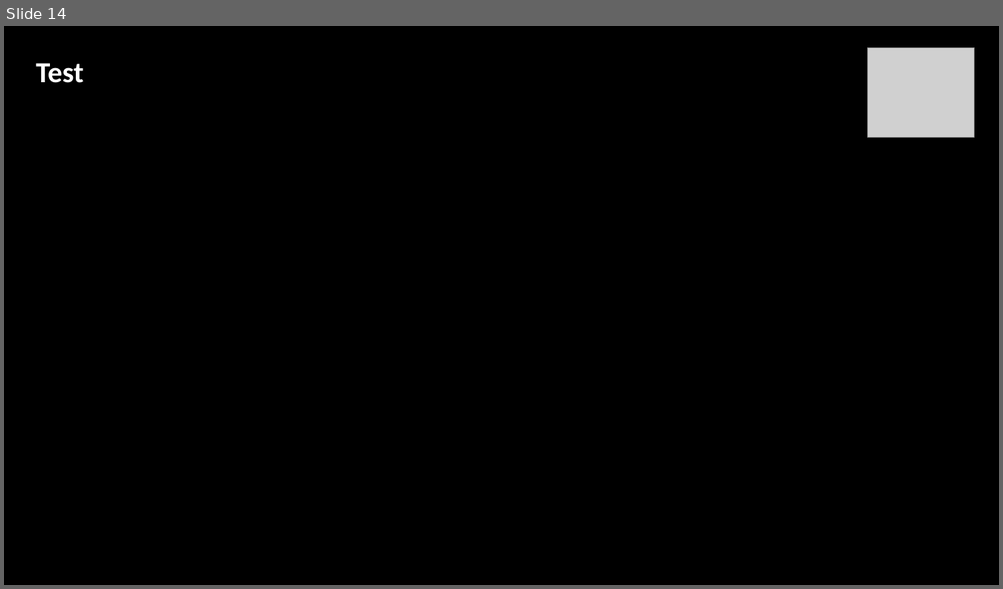
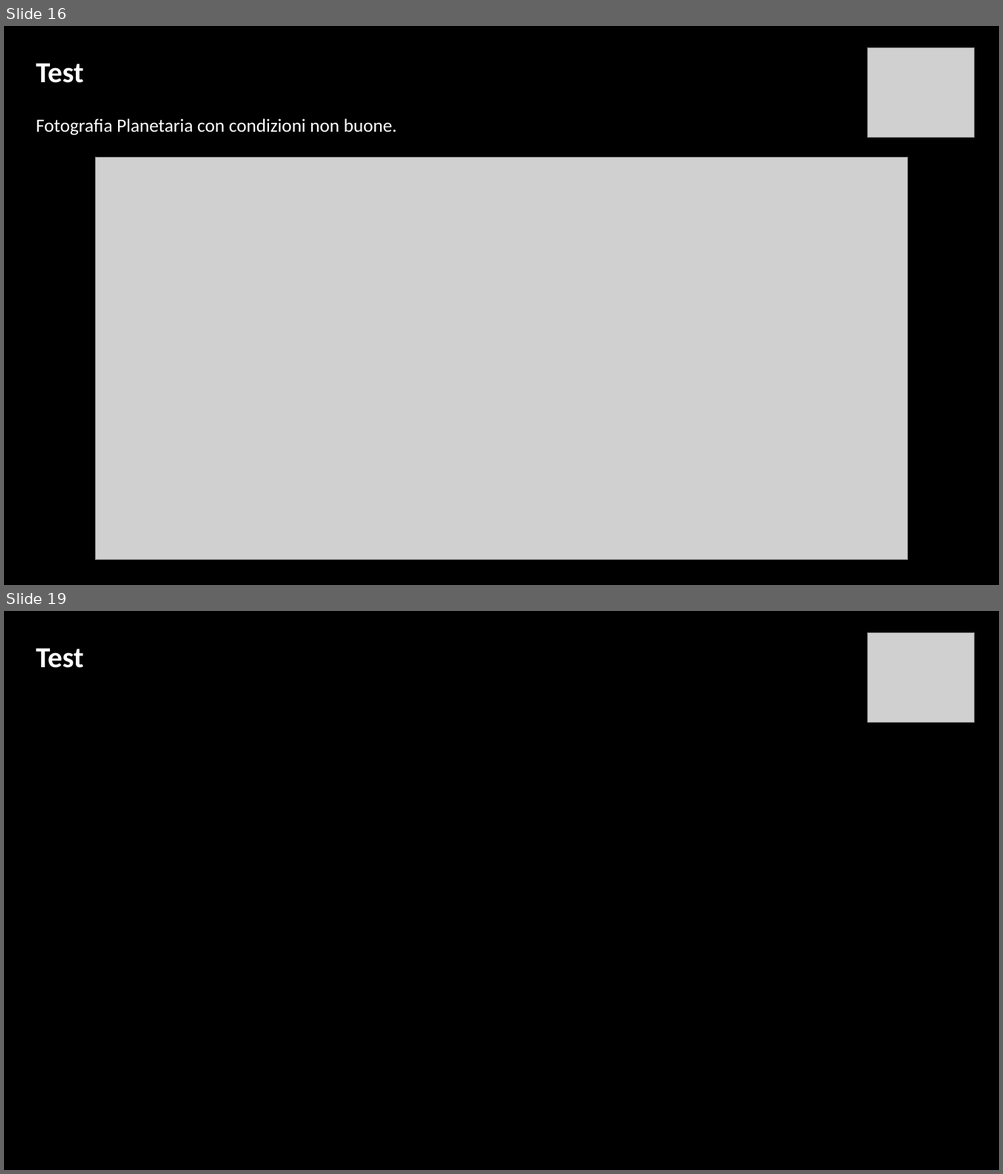
Before and after one commit to Ignazio-Emanuele-Picciche/AstrofotografiaModellistica, a slide deck: AstrofotografiaProgetto.pptx. Shown one above the other, each under a label of ours: slide 14 before the commit, slides 16 and 19 after it; the slides between them are not shown. The pictures are 1003x589 and 1003x1174 pixels, drawn with LibreOffice and Linux fonts; fonts in the diff are those of the drawing; grey boxes stand for pictures; background and template pictures are left out. Boxes give left, top, right and bottom in pixels: in the first picture for what was removed or moved away, otherwise in the second. Text is boxed around its words. In the diff, an @@ line names an element or a change of style, - is before the commit and + after.

Commit message:
implementati i casi di test del ppt

```diff
--- a/AstrofotografiaProgetto.pptx
+++ b/AstrofotografiaProgetto.pptx
@@ slide 16 added at (4,26,999,585), background picture (left out) @@
@@ picture added at (868,47,975,137) @@
@@ text added at (36,63,83,83), 28 pt, text #FFFFFF, bold @@
+Test
@@ text added at (36,118,397,136), 18 pt, text #FFFFFF @@
+Fotografia Planetaria con condizioni non buone.
@@ picture added at (95,157,908,560) @@
@@ what was slide 14 is now slide 19 @@
```
Also in this commit, not shown: 5 slides changed, 4 other slides added.
